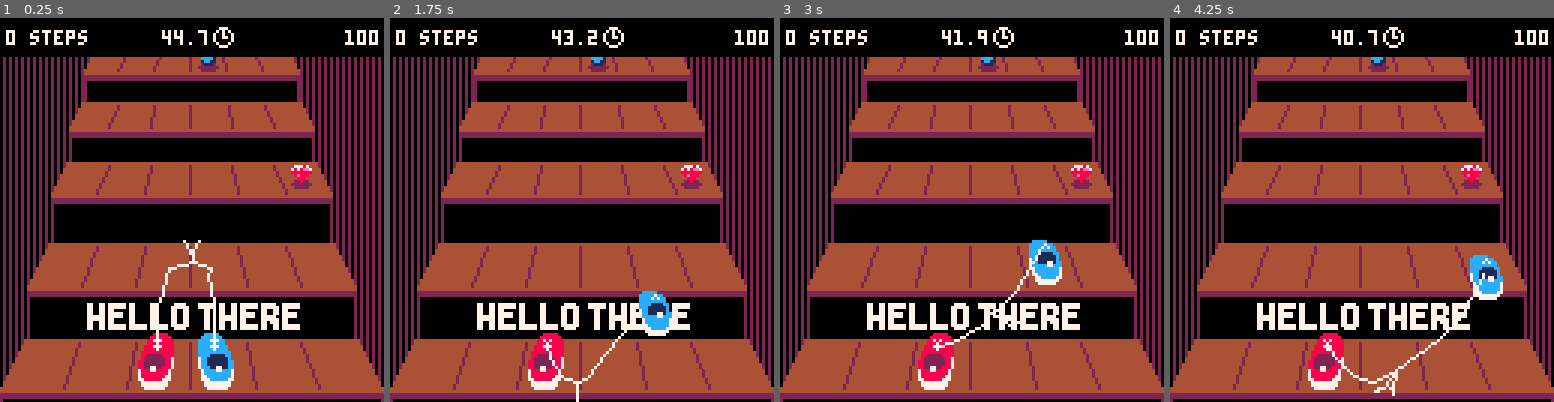
Above: before the commit, frames 1-4 (left to right).
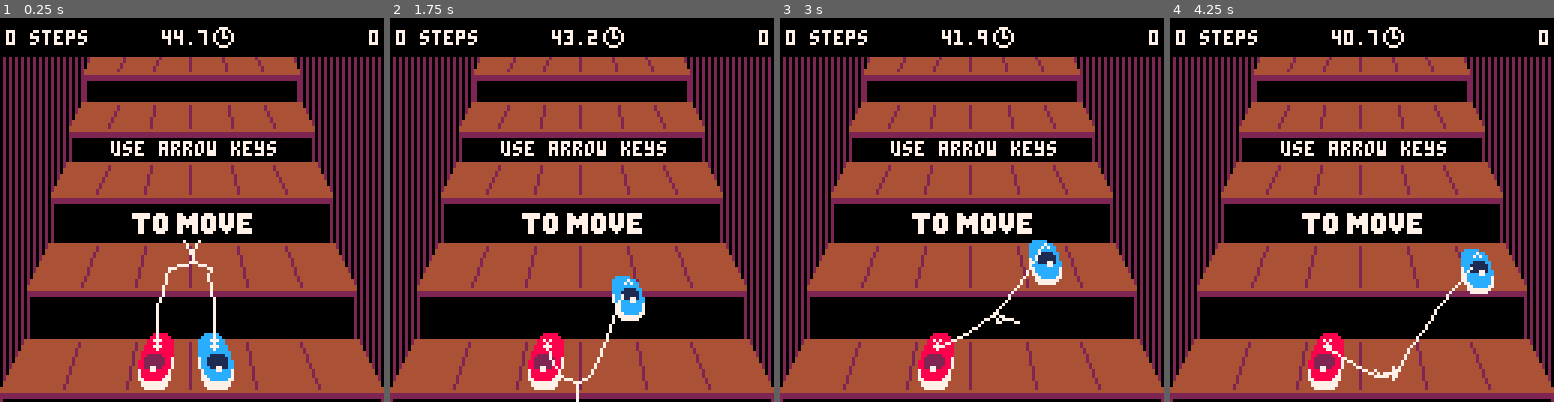
Above: after the commit, the same moments.

Repository: aylanonsense/stairs
Game: PICO-8 cartridge cart.p8
The game is run twice, just before and just after one commit, with the same random seed, the same clock (stepped at 60 frames per second) and the same inputs.
Inputs:
- Up to frame 1 (0.25 s): no input
- Up to frame 2 (1.75 s): tap X (X key) at 0.33, 1.07 s; tap O (Z key) at 0.7, 1.7 s; hold Right from 1.6 s (still down)
- Up to frame 3 (3 s): tap X (X key) at 1.85, 2.97 s; release Right at 2.1 s; tap O (Z key) at 2.1, 2.5, 2.9 s; hold Up 2.15-2.42 s; hold Right from 2.47 s (still down)
- Up to frame 4 (4.25 s): release Right at 3.03 s; hold Left 3.08-3.58 s; tap O (Z key) at 3.3, 3.7, 4.1 s; hold Down 3.63-3.97 s; hold Right from 4.02 s (still down); tap X (X key) at 4.08 s

The runs differ from the first frame. In frame 1, 4.5% of the frame differs, in the area x 22-96%, y 3-82%; in frame 2, 5.6%; in frame 3, 4.6%; in frame 4, 6.0%, in the area x 22-96%, y 3-99%.

Commit message:
Shoe animation

Diff:
--- a/cart.p8
+++ b/cart.p8
@@ -2,19 +2,30 @@
 version 18
 __lua__
 
+-- 1. Level data
+-- 2. Better shoe animation
+-- 3. Checkpoints
+-- 4. Gem collect animation + score
+-- Hazards
+-- Checkpoints
+-- Sounds
+-- Story points
+
 -- useful no-op function
 function noop() end
 
 -- constants
+local controllers = { 1, 0 }
 local level = {
-  [1] = { { "gem" } },
-  [2] = { { "text", "hello there" } },
-  [3] = { { "gem" } },
-  [5] = { { "gem" } },
-  [7] = { { "gem" } },
-  [9] = { { "gem" } }
+  [3] = { { "text", "to move" } },
+  [4] = { { "text", "use arrow keys" } },
+  [6] = { { "gem", 4, 1 } },
+  [8] = { { "text", "collect gems" } },
+  [9] = { { "gem", 2, 3 } },
+  [11] = { { "gem", 5, 4 } },
+  [12] = { { "text", "get to the top" } },
+  [13] = { { "gem", false, 2 } },
 }
-local controllers = { 1, 0 }
 
 -- character lookup
 local chars = "abcdefghijklmnopqrstuvwxyz?"
@@ -50,6 +61,7 @@
     init = function(self)
     end,
     update = function(self)
+      self.state_frames = self.state_frames + 1
       local other_shoe = shoes[3 - self.player_num]
       -- press keys to step up stairs
       if stair_positions and self.state == "ready" then
@@ -75,10 +87,11 @@
       end
       -- animate stepping up stairs
       if self.state == "stepping" then
-        self.offset_x = (self.offset_x < 0 and -1 or 1) * max(0, abs(self.offset_x) - 4)
-        self.offset_y = (self.offset_y < 0 and -1 or 1) * max(0, abs(self.offset_y) - 4)
+        local f = 8 - self.state_frames
+        self.offset_x = self.offset_x * f / (f + 1)
+        self.offset_y = self.offset_y * f / (f + 1)
         -- finish stepping
-        if self.offset_x == 0 and self.offset_y == 0 then
+        if self.state_frames >= 8 then
           self:set_state("ready")
         end
       end
@@ -96,11 +109,20 @@
     draw = function(self, x, y)
       x -= self.offset_x + 7.5
       y -= self.offset_y + 10.5
+      if self.state == "stepping" then
+        y -= 6 * cos((self.state_frames - 1) / 32)
+      end
       if self.player_num == 2 then
         pal(8, 12)
         pal(2, 1)
       end
-      sspr(y > 90 and 0 or 12, 0, 12, 19, x, y, 12, 19, x > 64)
+      local sprite
+      if y > 85 then
+        sprite = 1
+      else
+        sprite = 2
+      end
+      sspr(12 * (sprite - 1), 0, 12, 19, x, y, 12, 19, x > 64)
       self.visual_x = x
       self.visual_y = y
     end,
@@ -214,9 +236,6 @@
   },
   gem = {
     gem_type = nil,
-    init = function(self)
-      self.gem_type = rnd_int(1, 4)
-    end,
     draw = function(self, x, y)
       x -= 4.5
       y -= 7.5
@@ -431,7 +450,8 @@
       if action[1] == "gem" then
         spawn_entity("gem", {
           stair = stair,
-          segment = rnd_int(1, 6)
+          segment = action[2] or rnd_int(1, 6),
+          gem_type = action[3] or rnd_int(1, 4)
         })
       elseif action[1] == "text" then
         spawn_entity("stair_text", {
Not shown, changed: 18 lines of the sprite sheet (__gfx__) section of cart.p8
